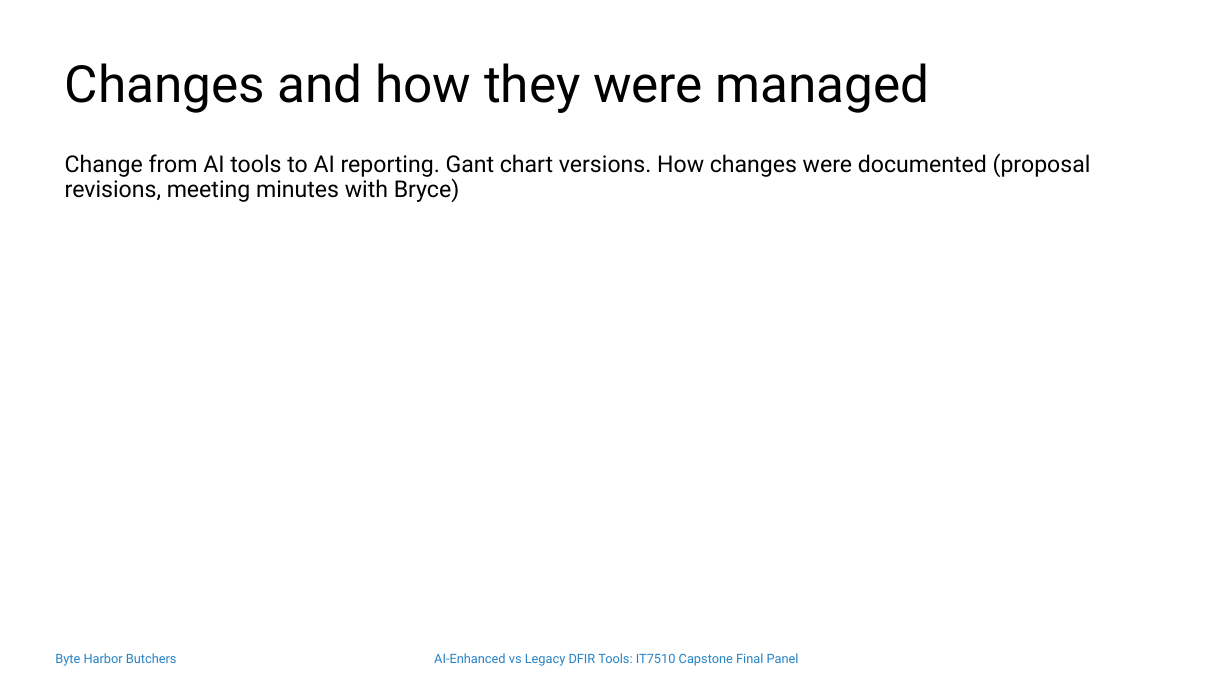
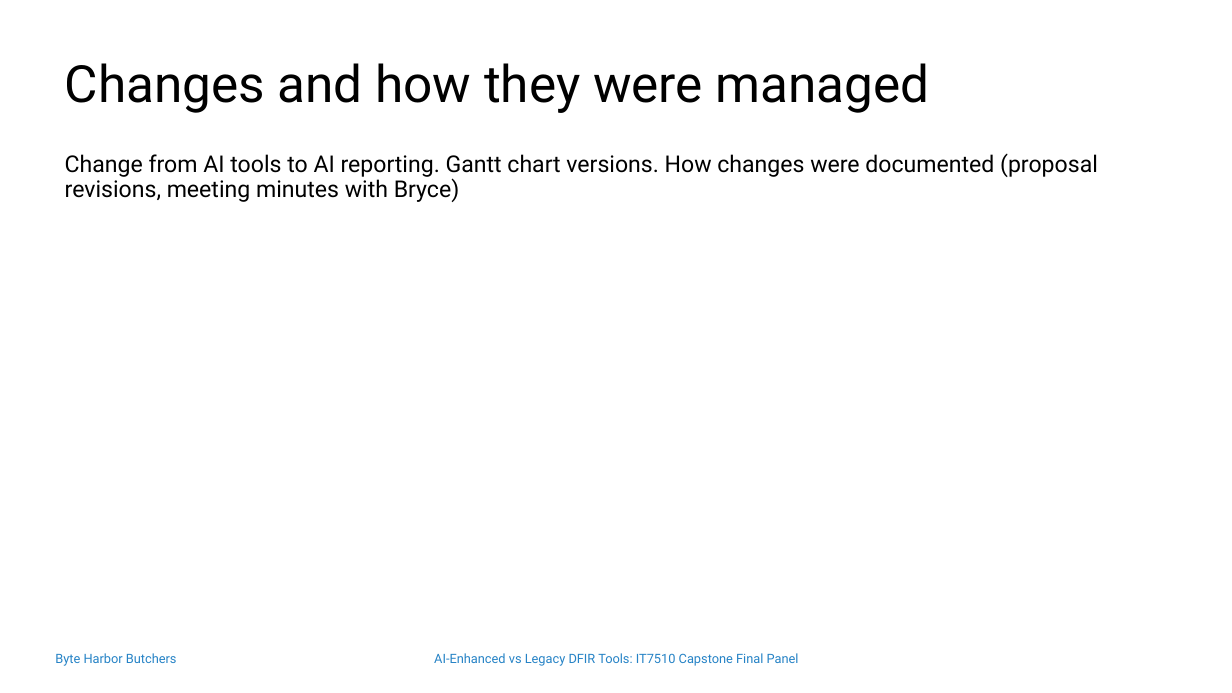
Before and after one commit to DavidSushames/BHB-Capstone, a slide deck: slide 4 of Academic Documents/Final Panel Presentation/Final Panel Slides 1.1 - DS.pptx. Drawn at 1232x693 pixels with LibreOffice and Linux fonts; fonts in the diff are those of the drawing; background and template pictures are left out. Boxes give left, top, right and bottom in pixels: in the first picture for what was removed or moved away, otherwise in the second. Text is boxed around its words. In the diff, an @@ line names an element or a change of style, - is before the commit and + after.

```diff
--- a/Academic Documents/Final Panel Presentation/Final Panel Slides 1.1 - DS.pptx
+++ b/Academic Documents/Final Panel Presentation/Final Panel Slides 1.1 - DS.pptx
@@ text at [65,153,1098,202]: text changed @@
-Change from AI tools to AI reporting. Gant chart versions. How changes were documented (proposal revisions, meeting minutes with Bryce)
+Change from AI tools to AI reporting. Gantt chart versions. How changes were documented (proposal revisions, meeting minutes with Bryce)
```
Also in this commit, not shown: 2 other slides changed, 8 other files.
